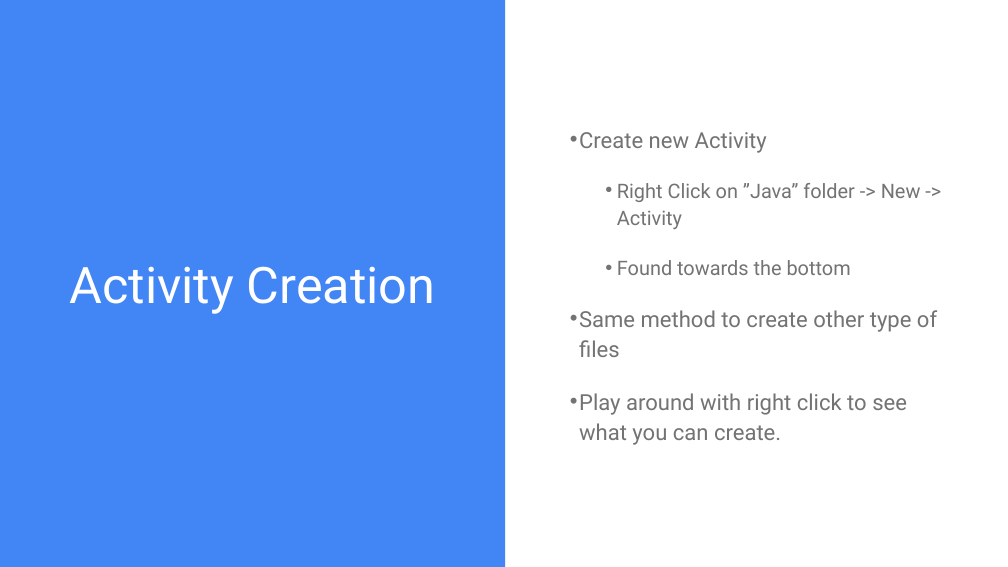
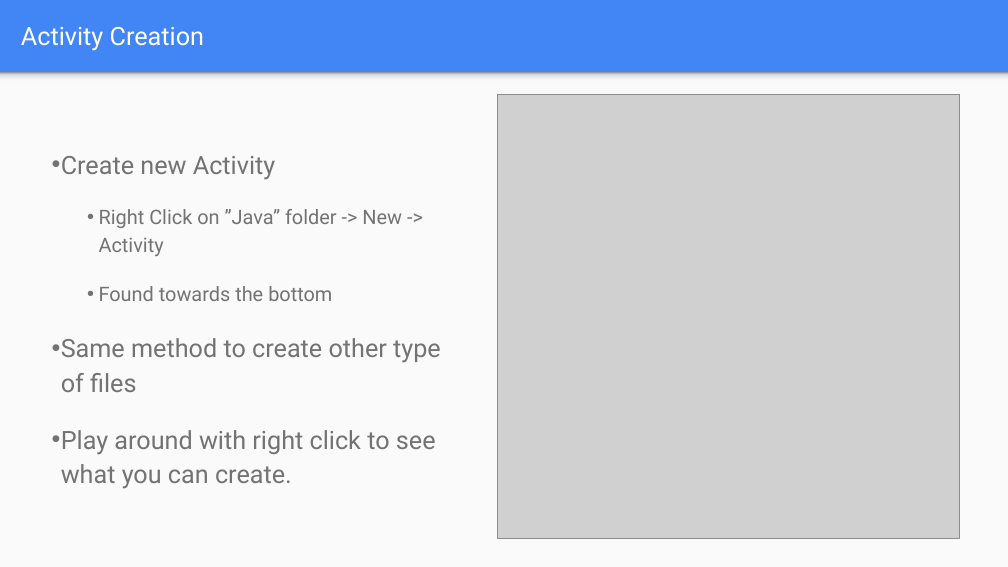
Before and after one commit to git-mad/website, a slide deck: slide 15 of guides/presentations/Basics.pptx (slide 11 before the commit). Drawn at 1008x567 pixels with LibreOffice and Linux fonts; fonts in the diff are those of the drawing; grey boxes stand for pictures. Boxes give left, top, right and bottom in pixels: in the first picture for what was removed or moved away, otherwise in the second. Text is boxed around its words. In the diff, an @@ line names an element or a change of style, - is before the commit and + after.

```diff
--- a/guides/presentations/Basics.pptx
+++ b/guides/presentations/Basics.pptx
@@ background #FFFFFF to #4285F4 @@
@@ rectangle removed at [0,0,505,567] @@
@@ title "Activity Creation": place and size @@
-title "Activity Creation" at [69,266,436,314]
+title "Activity Creation" at [21,27,204,51]
@@ title "Activity Creation" at [21,27,204,51]: size 48 to 24 pt; alignment centre to left @@
@@ rectangle added at [0,73,1008,567], fill #FAFAFA @@
@@ rectangle added at [0,73,1008,85], fill gradient #F9F9F9 to #DEDEDE to #999999 @@
@@ text "Create new Activity": place and size @@
-text "Create new Activity" at [579,132,937,445]
+text "Create new Activity" at [61,156,441,489]
@@ picture added at [498,95,960,538] @@
@@ text at [61,156,441,489]: size 21 to 24 pt in "Create new Activity", "Same method to create other type of ...", "Play around with right click to see ..." @@
```
Also in this commit, not shown: 9 other slides changed, 7 slides added, 3 slides removed, 2 other files.
